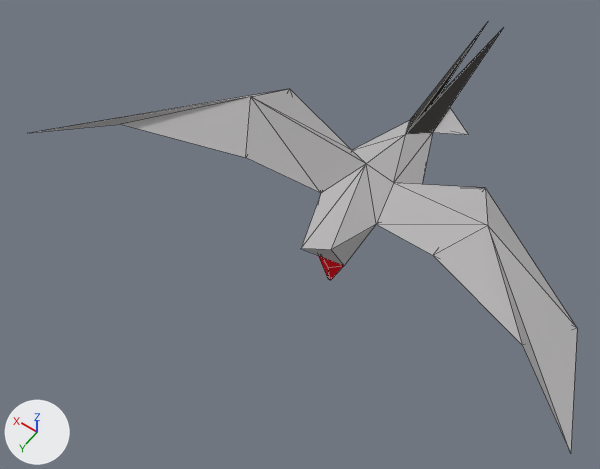
The Blender file TheOvercoat/Assets/Models(blend)/Other/birdLowPoly.blend, before and after one commit.
One viewpoint serves both versions: a 50 mm lens placed at (-0.709, 1.329, 1.937), pointed at (0.12, 0.169, 0.115). Lighting does not change. The marker at lower left points along +X, +Y and +Z. Mesh edges are drawn as thin lines.
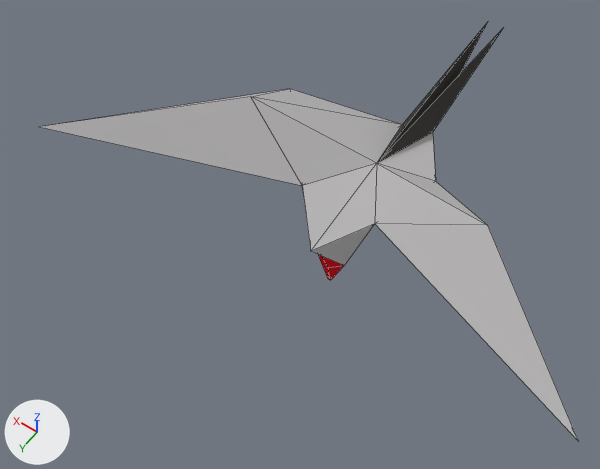
Edits to the bpy script that builds the scene:
```text
Change ob_cube:
    where _m = ob_cube.modifiers.new('Decimate', 'DECIMATE')
    _m.ratio: 0.0546 -> 0.0361
```

Boxes [x1, y1, x2, y2] around the edits, measured in the pictures (600 x 469 px):
'Cube', modifiers changed: before [31, 22, 577, 453]; after [41, 22, 578, 440]
